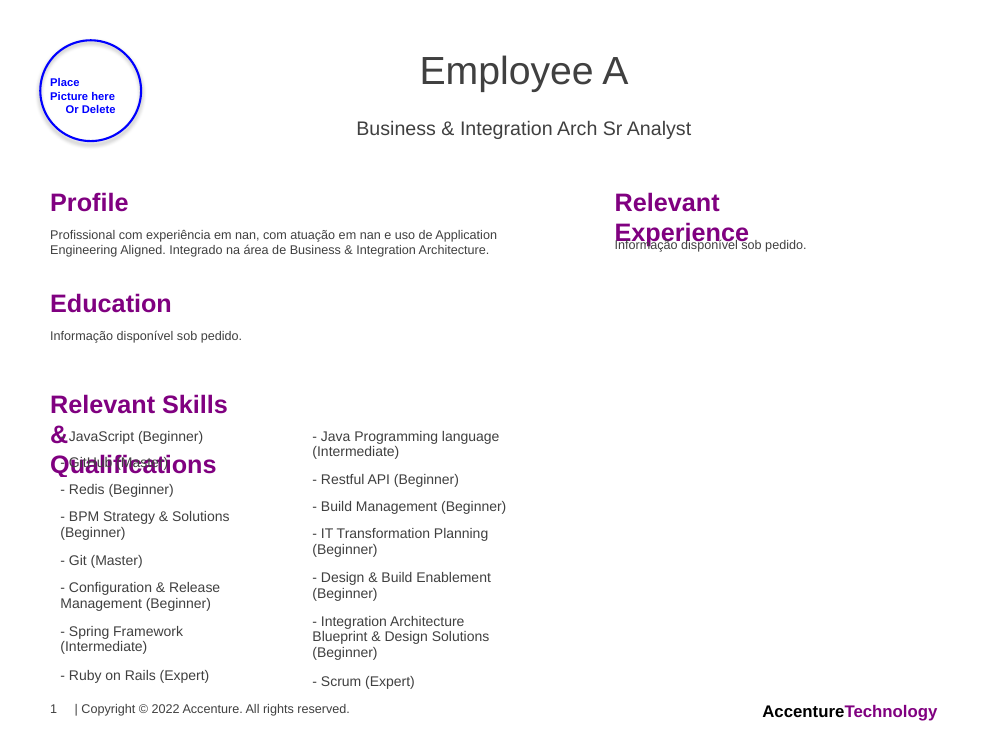
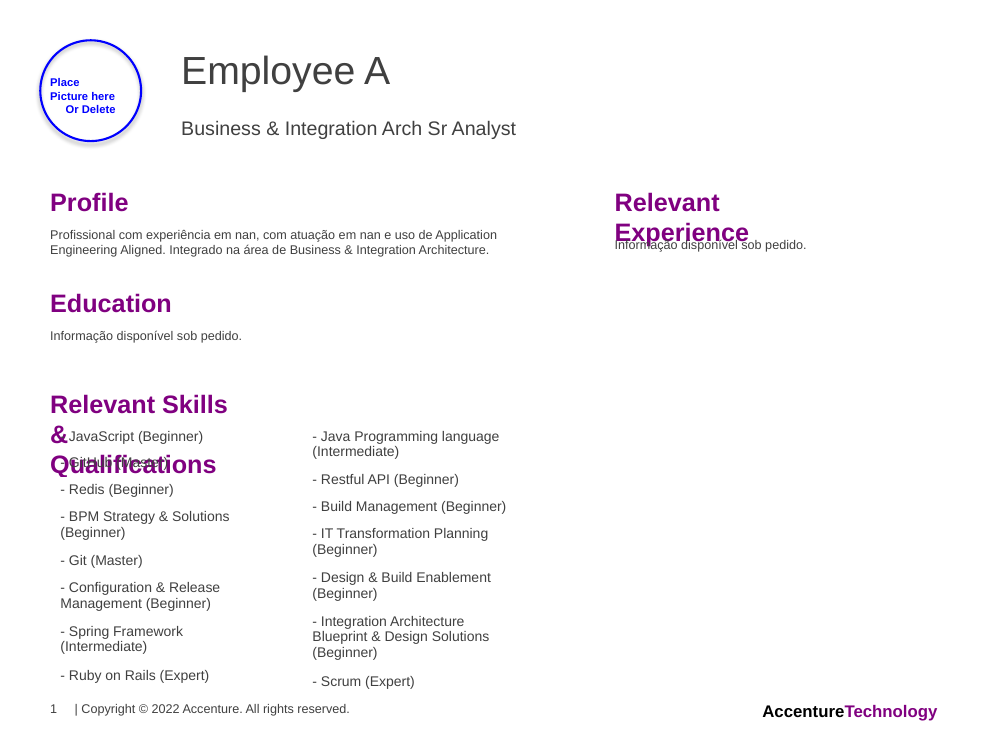
Before and after one commit to glfaria/accenture, a slide deck: slide 1 of Employee_Presentations/Employee_A_1.pptx. Drawn at 1008x756 pixels with LibreOffice and Linux fonts; fonts in the diff are those of the drawing. Boxes give left, top, right and bottom in pixels: in the first picture for what was removed or moved away, otherwise in the second. Text is boxed around its words. In the diff, an @@ line names an element or a change of style, - is before the commit and + after.

```diff
--- a/Employee_Presentations/Employee_A_1.pptx
+++ b/Employee_Presentations/Employee_A_1.pptx
@@ text "Employee A": place and size @@
-text "Employee A" at <box>420,55,628,92</box>
+text "Employee A" at <box>181,55,390,92</box>
@@ text "Employee A" at <box>181,55,390,92</box>: alignment centre to left @@
@@ text "Business & Integration Arch Sr ...": place and size @@
-text "Business & Integration Arch Sr ..." at <box>356,120,691,139</box>
+text "Business & Integration Arch Sr ..." at <box>181,120,516,139</box>
@@ text "Business & Integration Arch Sr ..." at <box>181,120,516,139</box>: alignment centre to left @@
```
Also in this commit, not shown: 8 other files.
